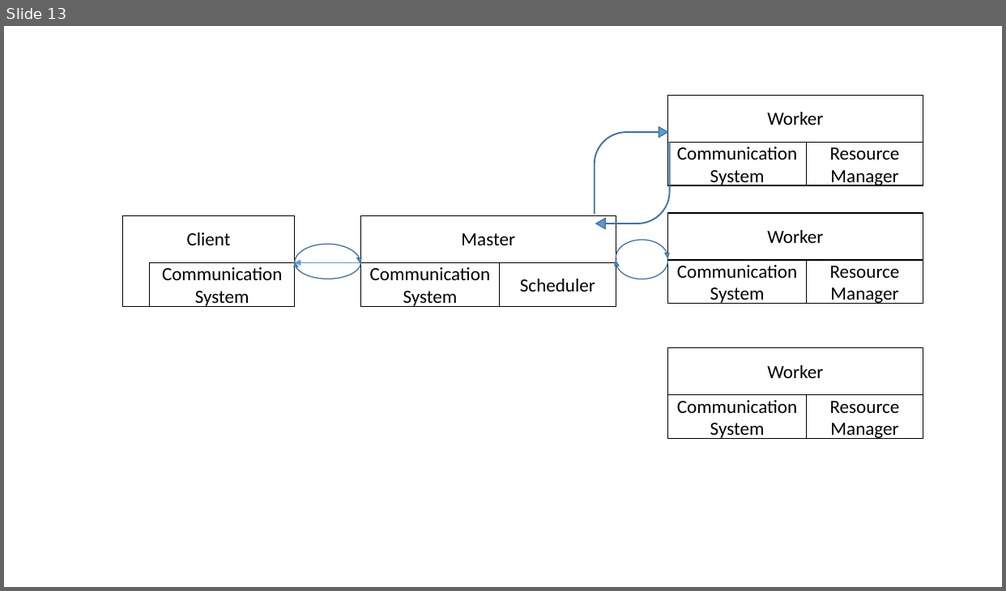
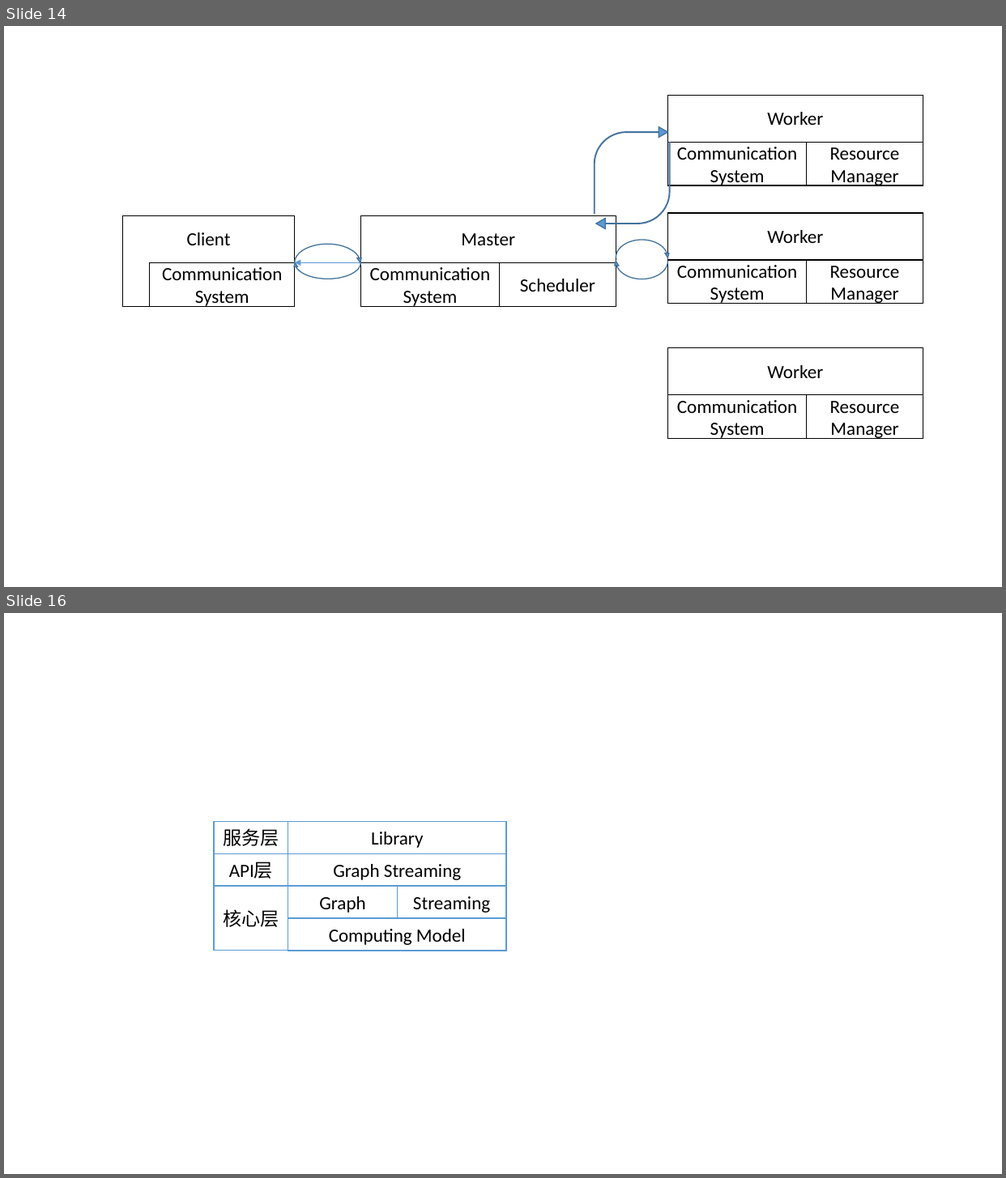
Before and after one commit to DuanSky22/GraduationThesis, a slide deck: post-graduate paper/论文画图.pptx. Shown one above the other, each under a label of ours: slide 13 before the commit, slides 14 and 16 after it; the slides between them are not shown. The pictures are 1006x591 and 1006x1178 pixels, drawn with LibreOffice and Linux fonts; fonts in the diff are those of the drawing. Boxes give left, top, right and bottom in pixels: in the first picture for what was removed or moved away, otherwise in the second. Text is boxed around its words. In the diff, an @@ line names an element or a change of style, - is before the commit and + after.

```diff
--- a/post-graduate paper/论文画图.pptx
+++ b/post-graduate paper/论文画图.pptx
@@ slide 16 added at box(4, 613, 1002, 1174), background #FFFFFF @@
@@ group added at box(214, 821, 506, 951): 8 rectangles @@
+Graph
+Streaming
+Library
+Graph Streaming
+Computing Model
+服务层
+API层
+核心层
@@ what was slide 13 is now slide 14 @@
```
Also in this commit, not shown: 2 other slides added, 12 other files.
